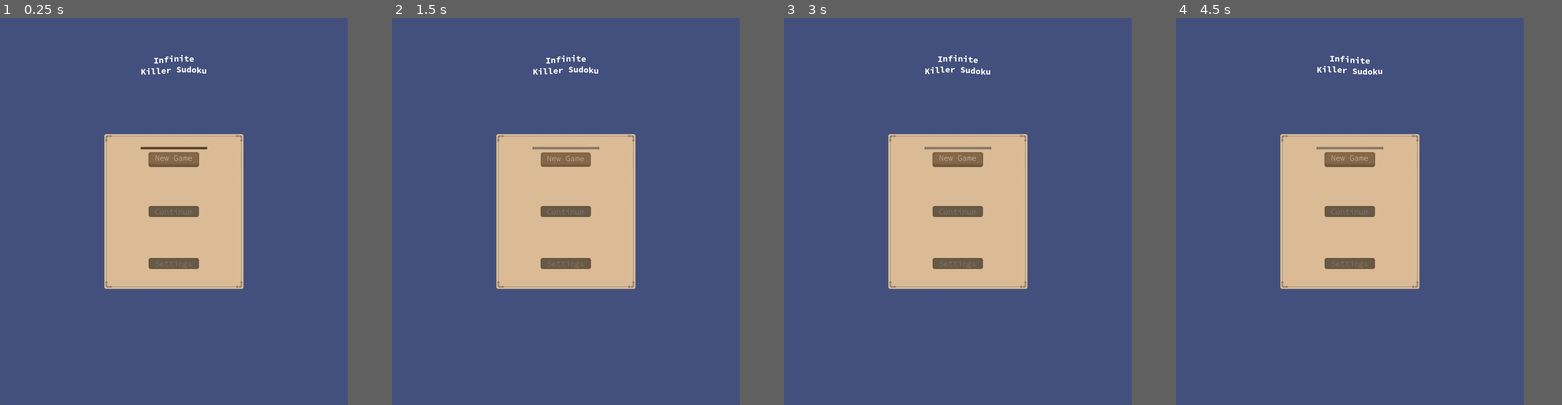
Above: before the commit, frames 1-4 (left to right).
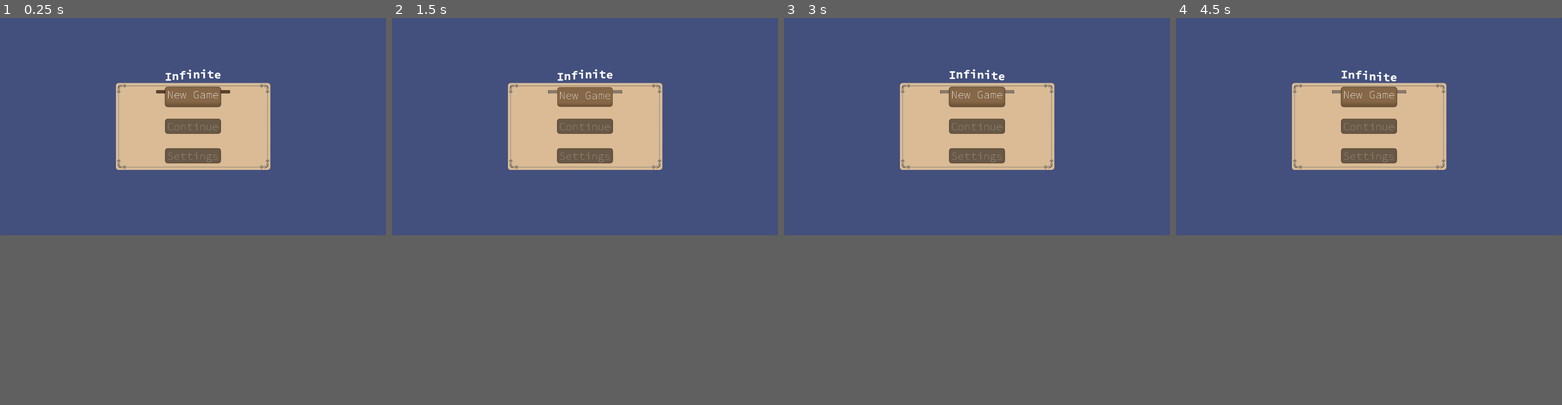
Above: after the commit, the same moments.

Repository: a-siu/killer-sudoku
Game: Godot game, scene res://scene/Main/main_menu.tscn
Same seed, same stepped clock (60 frames per second), same inputs: the game is played once before the commit and once after it.
Inputs (mouse positions are in pixels of both pictures, inside the frame that each line leads up to):
- Up to frame 1 (0.25 s): no input
- Up to frame 2 (1.5 s): click "New Game" at 0.5 s; click "New Game" at 1.25 s
- Up to frame 3 (3 s): click "New Game" at 2 s; move the mouse to (1034, 192) at 2.77 s; hold Tab (input_draft) from 2.78 s (still down); click (1034, 192) at 2.92 s
- Up to frame 4 (4.5 s): move the mouse to (1280, 230) at 3.52 s; release Tab (input_draft) at 3.53 s; tap Backspace (input_erase) at 3.6 s; click (1280, 230) at 3.67 s; move the mouse to (1384, 126) at 4.27 s; hold Tab (input_draft) from 4.28 s (still down); click (1384, 126) at 4.42 s
In our replay, the window is 720x800 before the commit and 799x449 after it. These sizes can differ from the game's own. Grey fills any space a smaller window leaves; there, only what the larger window draws over its background counts as a difference.

The runs differ from the first frame. In frame 1, 19% of the frame differs, in the area x 0-100%, y 0-100%; in frame 2, 19%; in frame 3, 19%; in frame 4, 19%.

Commit message:
removed unused lines + updated readme todo part

Diff:
--- a/Resource Base/Killer Sudoku/classic/cell.gd
+++ b/Resource Base/Killer Sudoku/classic/cell.gd
@@ -1,7 +1,5 @@
 extends Resource
 class_name Cell
-
-
 
 var grid : Grid
 var cage : Cage
--- a/Resource Base/Killer Sudoku/killer/cage_cluster.gd
+++ b/Resource Base/Killer Sudoku/killer/cage_cluster.gd
@@ -36,13 +36,14 @@
 
 signal cages_filled
 signal cages_filled_progress(f: float)
+
+
+
 func fill(grid : Grid): # fill the board with cages
 	var cage_number = randi_range(32, 34)
 	fulfill_cage_heads(cage_number, grid)
 	await expand_cage_heads(grid)
 	cages_filled.emit()
-
-
 
 ## a more robust method of creating cages such that the board only has 1 solution
 func fill_strategy_2(grid: Grid):
@@ -168,7 +169,7 @@
 		cage.content.sort_custom(func(c1: Cell, c2: Cell):
 			return c1.coords < c2.coords)
 
-## simple "cage add" function based on the number of cage heads in each 3x3 box. to balance the density of cages
+## simple "cage add" function based on the number of cage heads in selected set of House	. to balance the density of cages
 func sprinkle_cage_heads(order: Array[House], threshold_minimum : int):
 	var not_has_cage := func(c: Cell) -> bool:
 		if c.cage:
--- a/project.godot
+++ b/project.godot
@@ -25,8 +25,6 @@
 
 [display]
 
-window/size/viewport_width=1440
-window/size/viewport_height=2560
 window/handheld/orientation=1
 
 [file_customization]
--- a/script/Game Logic/game_manager.gd
+++ b/script/Game Logic/game_manager.gd
@@ -1,6 +1,6 @@
 extends Node
 
-
+var config_system
 var save_system : SaverLoader
 var generator : Generator
 #var scene_manager : SceneManager
@@ -21,7 +21,6 @@
 
 
 
-signal game_start
 signal save_exist(is_success : bool)
 var game_in_progress : bool = false
 
--- a/script/Game Logic/generator.gd
+++ b/script/Game Logic/generator.gd
@@ -4,6 +4,7 @@
 @export var grid : Grid
 @export var cages : CageCluster
 @export var offset : Dictionary[int, int]
+var config_system : Config
 var performance_throttle : int = 20
 
 func _init() -> void:
@@ -11,11 +12,9 @@
 	pass
 
 
-signal game_initialized
 func initialize_new_game():
 	#var date : String = Time.get_date_string_from_system()
 	var date : String = Time.get_date_string_from_system()
-	date[-1] = str(date[-1].to_int() - 1)
 
 	prints("Date parsed:", date)
 	var seed : int = hash(date) + offset.get(hash(date), 0)
@@ -23,7 +22,6 @@
 	seed(seed)
 	grid = Grid.new()
 	cages = CageCluster.new()
-	game_initialized.emit()
 
 
 signal puzzle_generated
Not shown, changed: readme.md
